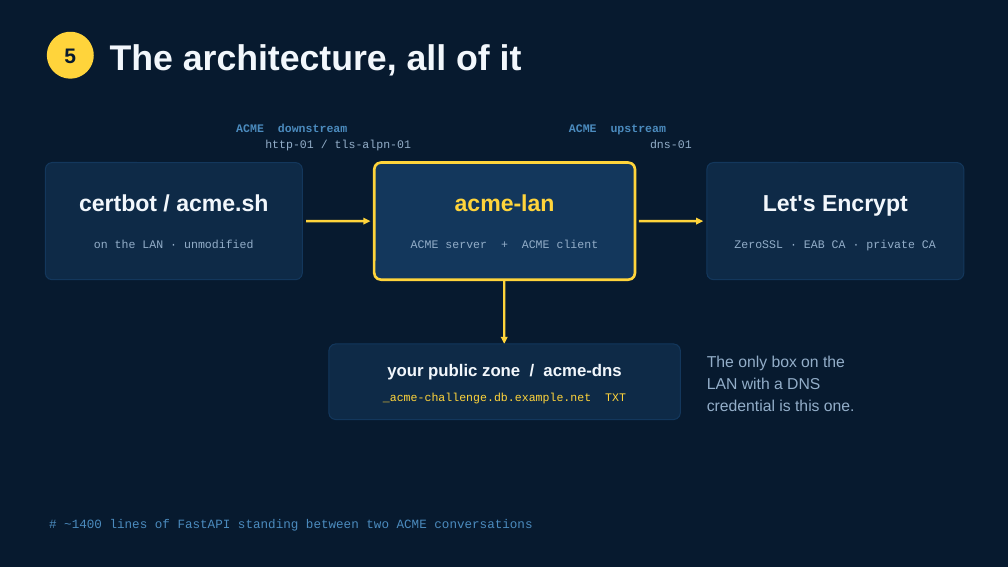
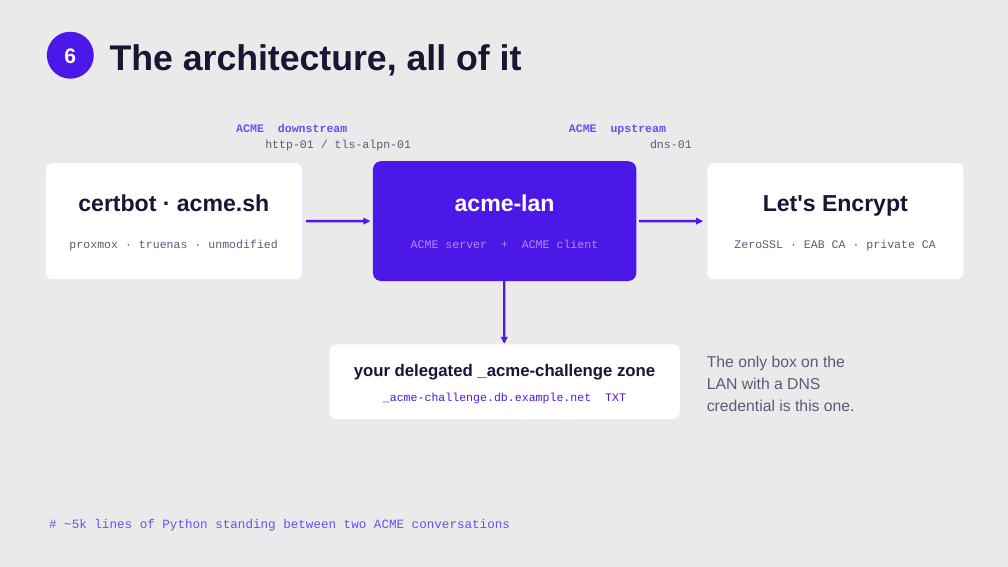
Before and after one commit to smallsam/acme-lan, a slide deck: slide 8 of talks/pycon-au-2026/acme-lan-pycon-au-2026.pptx (slide 7 before the commit). Drawn at 1008x567 pixels with LibreOffice and Linux fonts; fonts in the diff are those of the drawing. Boxes give left, top, right and bottom in pixels: in the first picture for what was removed or moved away, otherwise in the second. Text is boxed around its words. In the diff, an @@ line names an element or a change of style, - is before the commit and + after.

```diff
--- a/talks/pycon-au-2026/acme-lan-pycon-au-2026.pptx
+++ b/talks/pycon-au-2026/acme-lan-pycon-au-2026.pptx
@@ background #071A2F to #EAEAEA @@
@@ text "The architecture, all of it" at [110,44,522,76]: text colour #F2F7FC to #1A1533 @@
@@ ellipse at [47,32,94,79]: fill #FFD43B to #4B18E8 @@
@@ text at [64,48,76,64]: text changed; text colour #071A2F to #FFFFFF @@
-5
+6
@@ text "ACME downstream http-01 / tls-alpn-01" at [236,124,411,151]: text colour #4B8BBE to #6B4EF0 in "ACME downstream"; text colour #93AEC9 to #5F5878 in "http-01 / tls-alpn-01" @@
@@ text "ACME upstream dns-01" at [569,124,692,148]: text colour #4B8BBE to #6B4EF0 in "ACME upstream"; text colour #93AEC9 to #5F5878 in "dns-01" @@
@@ rounded rectangle at [374,163,635,280]: fill #13375C to #4B18E8; outline #FFD43B 2.5 pt to #4B18E8 2.5 pt @@
@@ text at [78,194,269,212]: text changed; text colour #F2F7FC to #1A1533 @@
-certbot / acme.sh
+certbot · acme.sh
@@ text "acme-lan" at [455,194,555,212]: text colour #FFD43B to #FFFFFF @@
@@ text "Let's Encrypt" at [763,195,908,216]: text colour #F2F7FC to #1A1533 @@
@@ text at [69,239,277,251]: text changed; text colour #93AEC9 to #5F5878 @@
-on the LAN · unmodified
+proxmox · truenas · unmodified
@@ arrow (306, 221) - (371, 221): stroke #FFD43B 2.25 pt to #4B18E8 2.25 pt @@
@@ text "ACME server + ACME client" at [411,239,599,248]: text colour #93AEC9 to #B18CFA @@
@@ arrow (639, 221) - (703, 221): stroke #FFD43B 2.25 pt to #4B18E8 2.25 pt @@
@@ text "ZeroSSL · EAB CA · ..." at [734,239,936,251]: text colour #93AEC9 to #5F5878 @@
@@ arrow (504, 280) - (504, 344): stroke #FFD43B 2.25 pt to #4B18E8 2.25 pt @@
@@ fill #0E2A47 to #FFFFFF; outline #13375C 1 pt to #EDE8FD 1 pt in 3 elements at [45,163,302,280], [707,163,964,280], [329,344,681,420] @@
@@ text "The only box on the" at [707,355,855,411]: text colour #93AEC9 to #5F5878 @@
@@ text "_acme-challenge.db.example.net TXT" at [383,393,626,404]: text colour #FFD43B to #4B18E8 @@
@@ text at [354,364,655,380]: text changed; text colour #F2F7FC to #1A1533 @@
-your public zone / acme-dns
+your delegated _acme-challenge zone
@@ text at [64,519,510,531]: text changed; text colour #4B8BBE to #6B4EF0 @@
-# ~1400 lines of FastAPI standing between two ACME conversations
+# ~5k lines of Python standing between two ACME conversations
```
Also in this commit, not shown: 17 other slides changed, 3 slides added, 2 slides removed, 4 other files.
